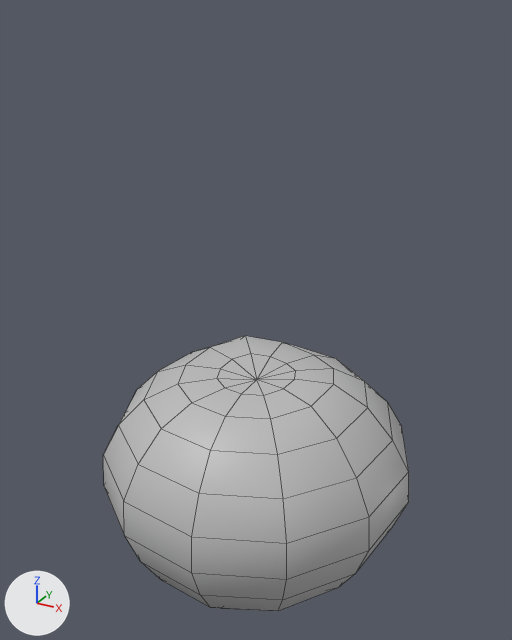
What one commit did to the FBX model Assets/Graphic/Models/Meshes/cherry3.fbx.
The view is the same before and after, from a 50 mm lens placed at (0.0228, -0.0415, 0.0424), pointed at (-0.0003, 0.0004, 0.0215). The axes (+X, +Y, +Z) are drawn at lower left. The lights are the same throughout. Mesh edges are drawn as thin lines. Where no turn or scale is listed for an object, it has been applied to the vertices.

The first picture shows 'cherry3'.
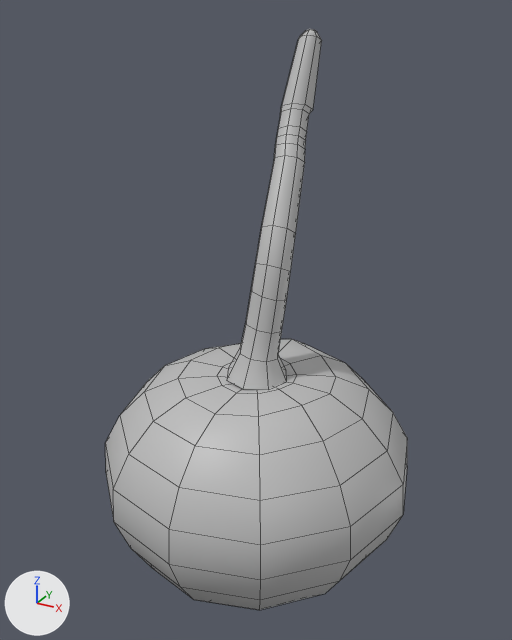
The change, as a diff of the scene's bpy script:
```diff
--- a/Assets/Graphic/Models/Meshes/cherry3.fbx.py
+++ b/Assets/Graphic/Models/Meshes/cherry3.fbx.py
@@ me_mesh @@
 # used by ob_cherry3; location = (0.0, 0.0, 0.0)
-me_mesh.from_pydata(...)  # 134 vertices, 144 faces; spans x -0.0119..0.012, y -0.0119..0.012, z -0.0003..0.0177
+me_mesh.from_pydata(...)  # 246 vertices, 254 faces; spans x -0.012..0.0121, y -0.0121..0.0121, z -0.0003..0.041
+# me_mesh part 1: a new loose piece of 112 vertices spanning x -0.0023..0.0024, y -0.0025..0.01, z 0.0172..0.041, in mat_lambert1 (grey #bcbcbc)
+# me_mesh part 2
+# 132 vertices are removed from x -0.0119..0.012, y -0.0119..0.012, z -0.0003..0.0177
+# 144 faces are deleted
+# 132 vertices are added at x -0.012..0.0121, y -0.0121..0.0121, z -0.0003..0.0177
+# 144 new faces join them
 me_mesh.materials.append(mat_lambert1)
```

Location of each change, (x1, y1, x2, y2) in pixels of the pictures (512 x 640 px; the box of a moved part takes in the faces that stretch with it):
'cherry3', reshaped (111% taller)
    before: (103, 336, 409, 611)
    after: (105, 29, 407, 610)
part 1 of me_mesh, added
    after: (227, 29, 322, 390)
part 2 of me_mesh, moved or reshaped
    before: (103, 336, 409, 611)
    after: (105, 339, 407, 610)
